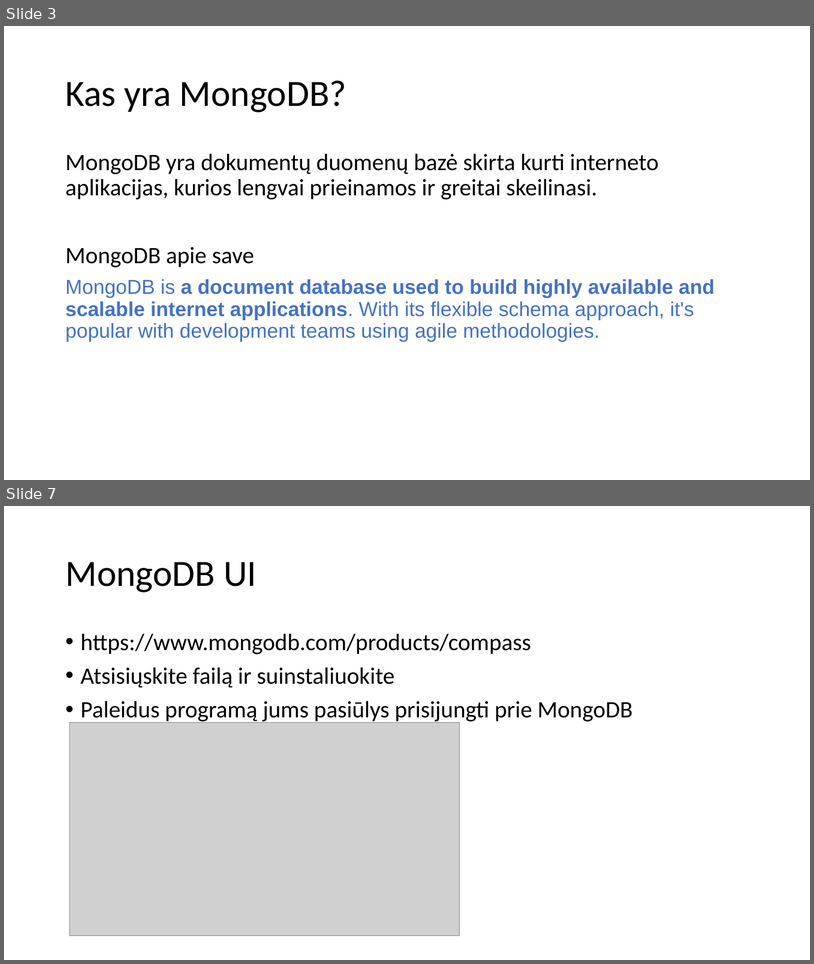
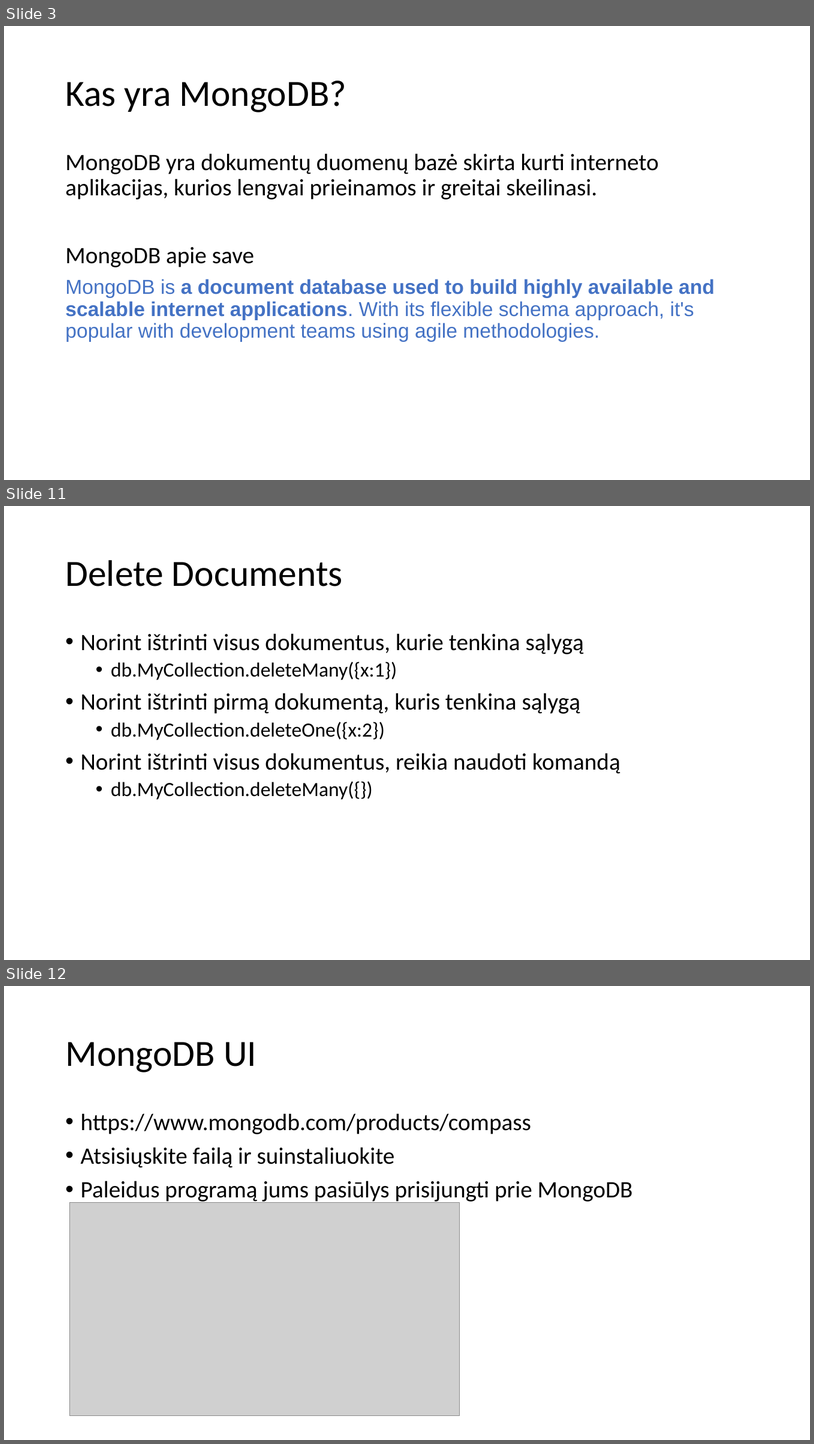
Before and after one commit to modsldn/darbas_su_duomenimis, a slide deck: skaidres/darbas_su_duomenimis_13.pptx. Shown one above the other, each under a label of ours: slides 3 and 7 before the commit, slides 3, 11 and 12 after it; the slides between them are not shown. The pictures are 814x964 and 814x1444 pixels, drawn with LibreOffice and Linux fonts; fonts in the diff are those of the drawing; grey boxes stand for pictures. Boxes give left, top, right and bottom in pixels: in the first picture for what was removed or moved away, otherwise in the second. Text is boxed around its words. In the diff, an @@ line names an element or a change of style, - is before the commit and + after.

```diff
--- a/skaidres/darbas_su_duomenimis_13.pptx
+++ b/skaidres/darbas_su_duomenimis_13.pptx
@@ slide 11 added at (x1=4, y1=506, x2=810, y2=960), background #FFFFFF @@
@@ title added at (x1=65, y1=560, x2=343, y2=586), 44 pt, text #000000 @@
+Delete Documents
@@ text added at (x1=81, y1=633, x2=621, y2=799), 28 pt, text #000000 @@
+• Norint ištrinti visus dokumentus, kurie tenkina sąlygą
+  • db.MyCollection.deleteMany({x:1})
+• Norint ištrinti pirmą dokumentą, kuris tenkina sąlygą
+  • db.MyCollection.deleteOne({x:2})
+• Norint ištrinti visus dokumentus, reikia naudoti komandą
+  • db.MyCollection.deleteMany({})
@@ what was slide 7 is now slide 12 @@
```
Also in this commit, not shown: 3 slides changed, 12 other slides added, 3 slides removed, 3 other files.
